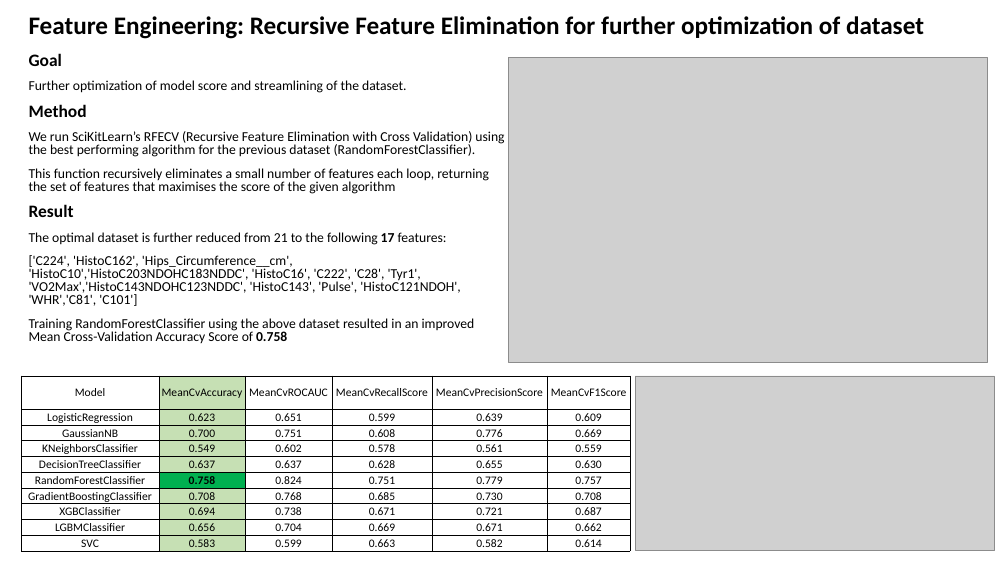
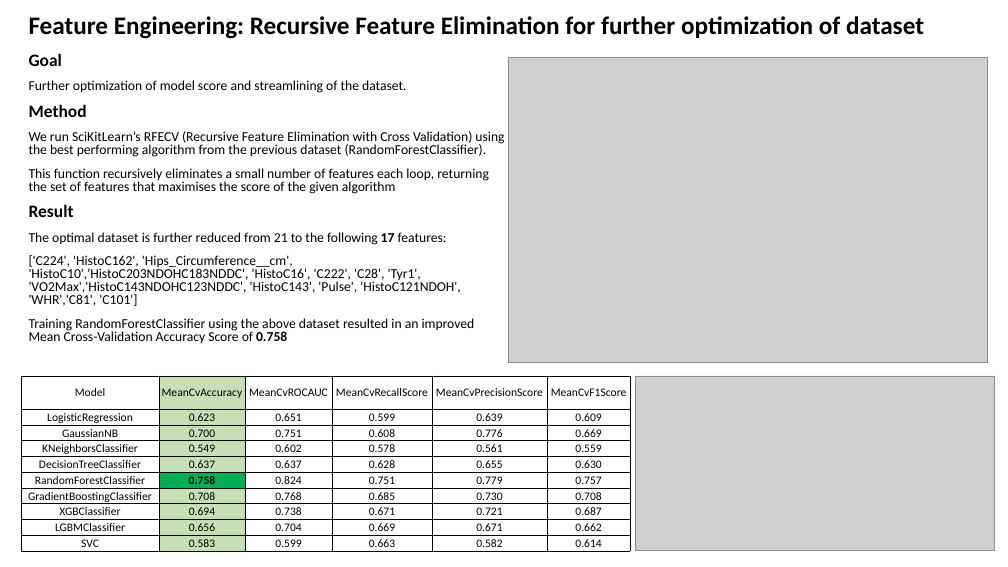
Before and after one commit to kelliesyhh/UROP-CardiacCategoryClassification, a slide deck: slide 12 of Bryan/Slides/Predicting Cardiac Category using Biomedical Data and ML.pptx. Drawn at 1008x567 pixels with LibreOffice and Linux fonts; fonts in the diff are those of the drawing; grey boxes stand for pictures. Boxes give left, top, right and bottom in pixels: in the first picture for what was removed or moved away, otherwise in the second. Text is boxed around its words. In the diff, an @@ line names an element or a change of style, - is before the commit and + after.

```diff
--- a/Bryan/Slides/Predicting Cardiac Category using Biomedical Data and ML.pptx
+++ b/Bryan/Slides/Predicting Cardiac Category using Biomedical Data and ML.pptx
@@ text at (29, 131, 504, 157): text changed @@
-We run SciKitLearn’s RFECV (Recursive Feature Elimination with Cross Validation) using the best performing algorithm for the previous dataset (RandomForestClassifier).
+We run SciKitLearn’s RFECV (Recursive Feature Elimination with Cross Validation) using the best performing algorithm from the previous dataset (RandomForestClassifier).
```
Also in this commit, not shown: 4 other slides changed.
